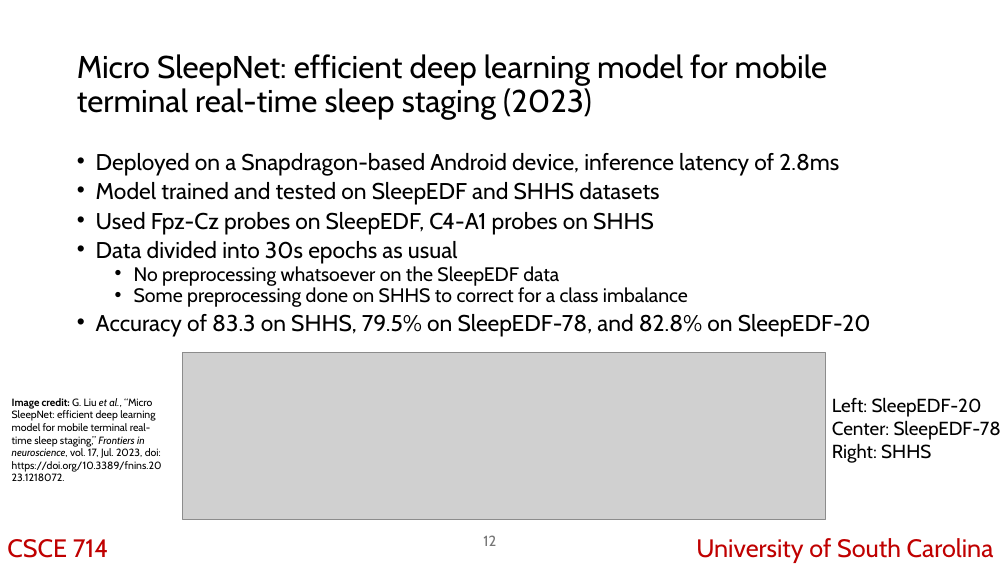
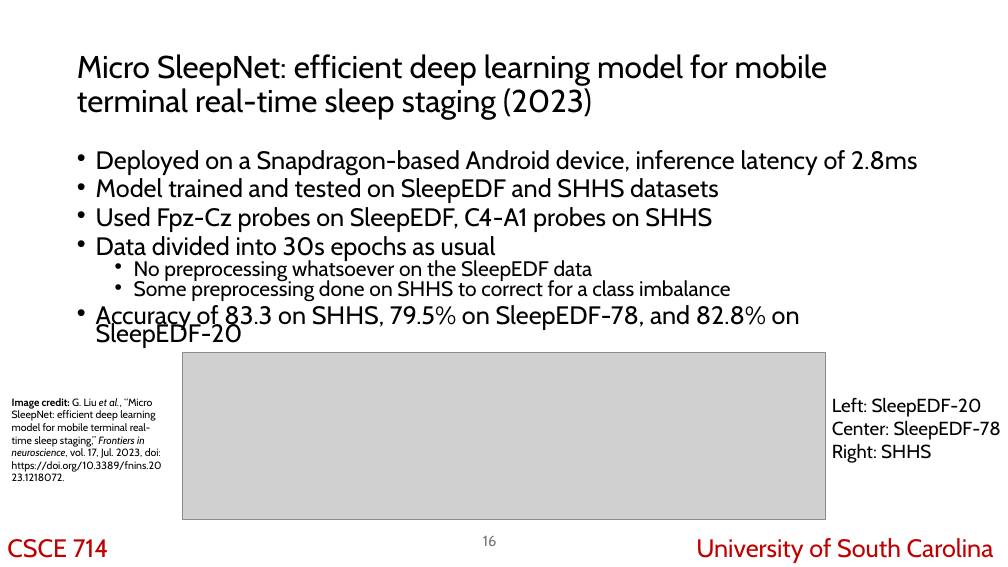
Before and after one commit to KubaJerz/sleep-stage-classifier, a slide deck: slide 16 of CSCE 714 Midterm Presentation.odp (slide 12 before the commit). Drawn at 1008x567 pixels with LibreOffice and Linux fonts; fonts in the diff are those of the drawing; grey boxes stand for pictures. Boxes give left, top, right and bottom in pixels: in the first picture for what was removed or moved away, otherwise in the second. Text is boxed around its words. In the diff, an @@ line names an element or a change of style, - is before the commit and + after.

```diff
--- a/CSCE 714 Midterm Presentation.odp
+++ b/CSCE 714 Midterm Presentation.odp
@@ text "Deployed on a Snapdragon-based Android ..." at <box>96,150,917,348</box>: size 21.7 to 24 pt in "Deployed on a Snapdragon-based Android device, inference ...", "Model trained and tested on SleepEDF and ...", "Used Fpz-Cz probes on SleepEDF, C4-A1 probes ...", "Data divided into 30s epochs as usual" and 1 more places; size 18.6 to 20 pt in "No preprocessing whatsoever on the SleepEDF data", "Some preprocessing done on SHHS to correct ..."; line spacing 0.7 to 0.6 @@
@@ page number at <box>483,536,497,546</box>: text changed @@
-12
+16
```
Also in this commit, not shown: 7 other slides changed, 7 slides added, 1 slide removed, 5 other files.
